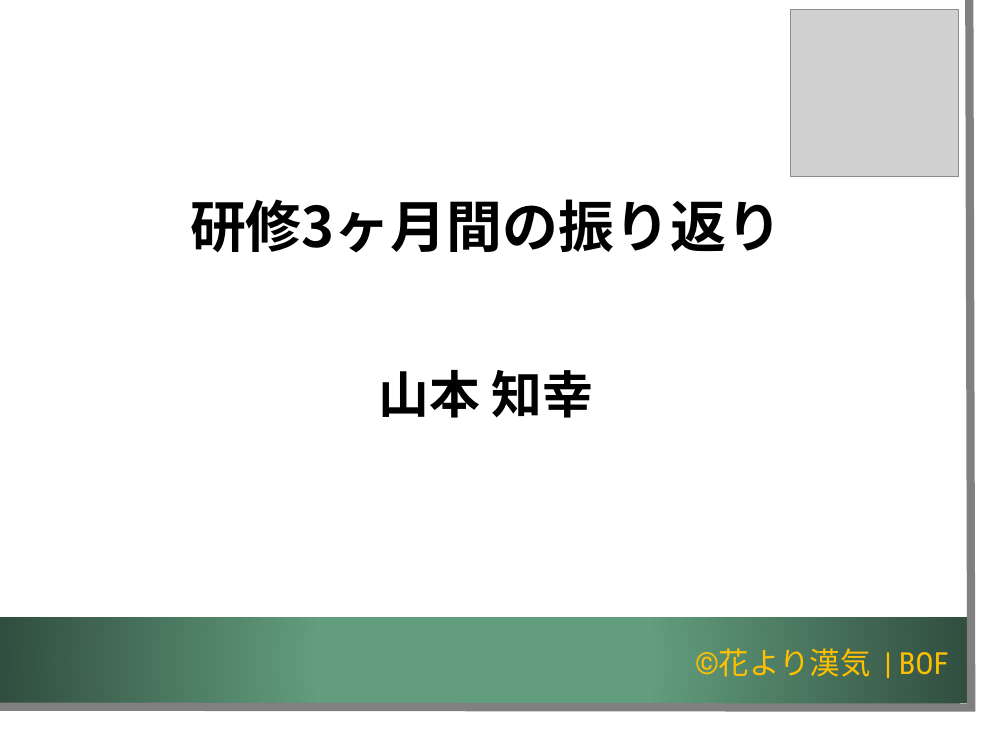
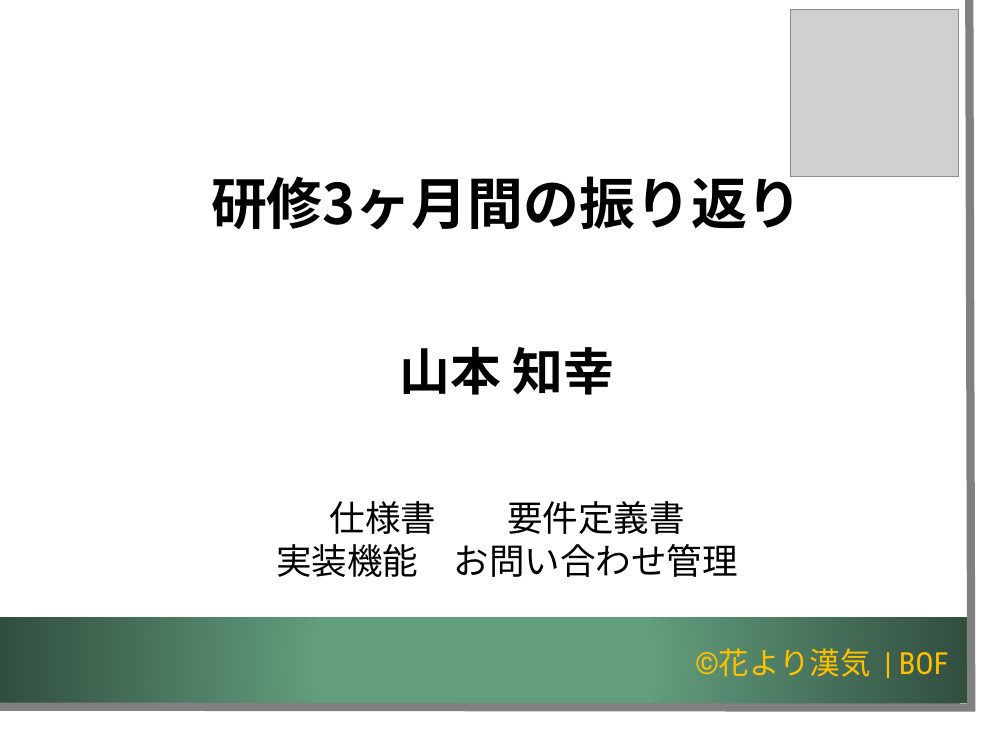
Before and after one commit to K-MIGTA/hanayoriRepo, a slide deck: slide 21 of 成果報告会_発表用スライド_チーム開発演習編集版_1.2.pptx. Drawn at 1008x756 pixels with LibreOffice and Linux fonts; fonts in the diff are those of the drawing; grey boxes stand for pictures; background and template pictures are left out. Boxes give left, top, right and bottom in pixels: in the first picture for what was removed or moved away, otherwise in the second. Text is boxed around its words. In the diff, an @@ line names an element or a change of style, - is before the commit and + after.

```diff
--- a/成果報告会_発表用スライド_チーム開発演習編集版_1.2.pptx
+++ b/成果報告会_発表用スライド_チーム開発演習編集版_1.2.pptx
@@ title "研修3ヶ月間の振り返り 山本 知幸" rewrapped from [190, 199, 782, 418] to [211, 168, 803, 395] @@
@@ text added at [276, 501, 738, 577], 28 pt, text #000000 @@
+仕様書 要件定義書
+実装機能 お問い合わせ管理
```
Also in this commit, not shown: 6 other slides changed.
